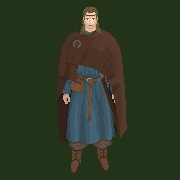
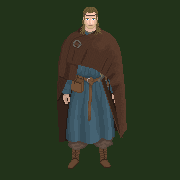
The second w=180, h=180 image is a revision of the first. Changes to its layers:
painted on "cloak copy #1" over 57, 35, 124, 136
painted on "you" over 68, 137, 114, 174
